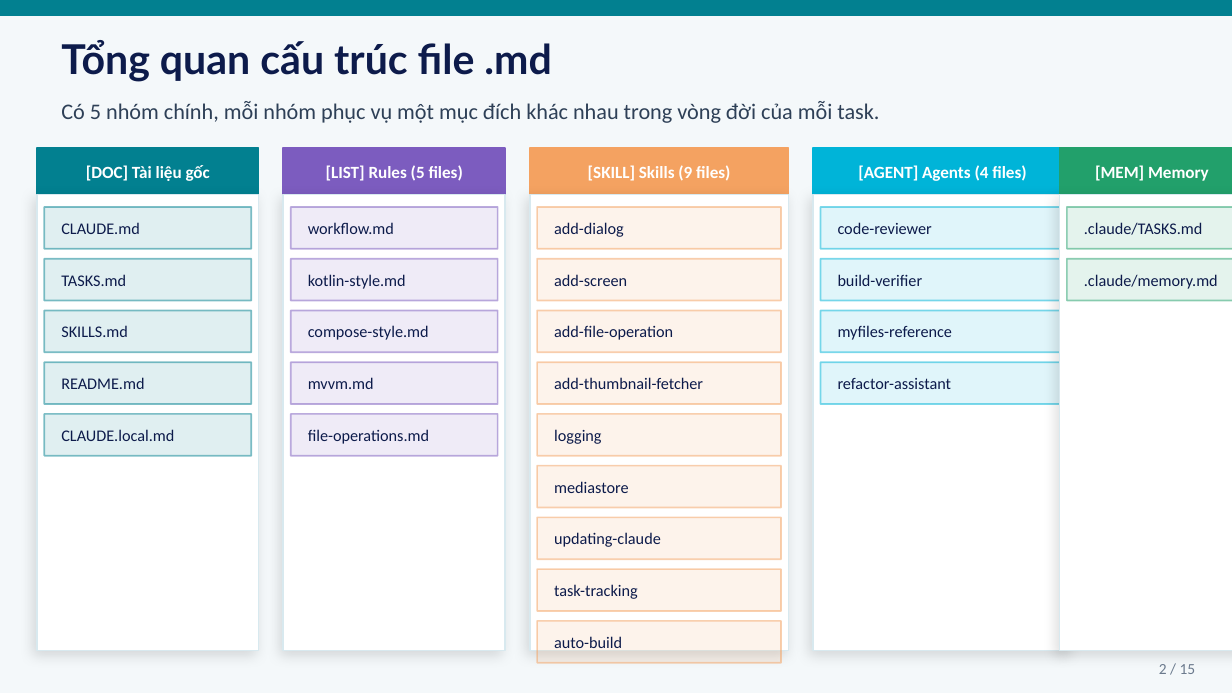
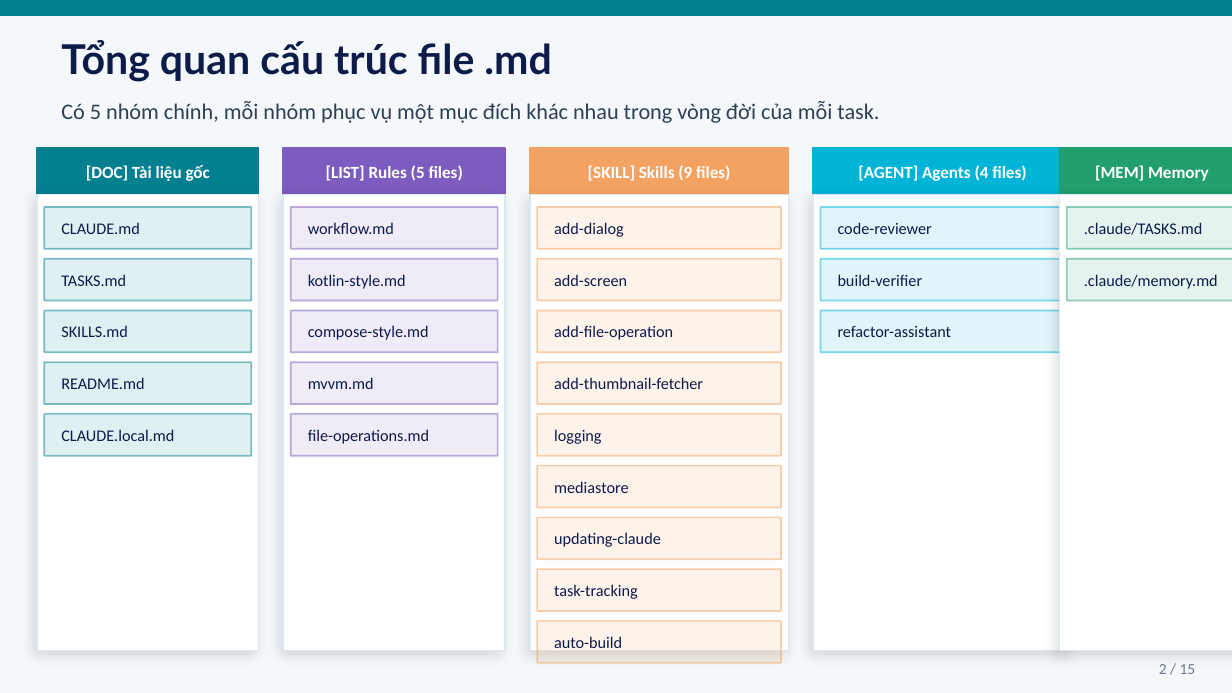
Before and after one commit to nguyenvanphuongnamdinh2k/codeVui, a slide deck: slide 2 of codevui_md_docs.pptx. Drawn at 1232x693 pixels with LibreOffice and Linux fonts; fonts in the diff are those of the drawing. Boxes give left, top, right and bottom in pixels: in the first picture for what was removed or moved away, otherwise in the second. Text is boxed around its words. In the diff, an @@ line names an element or a change of style, - is before the commit and + after.

```diff
--- a/codevui_md_docs.pptx
+++ b/codevui_md_docs.pptx
@@ text "refactor-assistant": place and size @@
-text "refactor-assistant" at box(838, 378, 952, 389)
+text "refactor-assistant" at box(838, 326, 952, 337)
@@ text removed at box(838, 325, 953, 340) @@
-myfiles-reference
@@ rectangle removed at box(821, 362, 1064, 404) @@
```
Also in this commit, not shown: 2 other slides changed, 1 other file.
